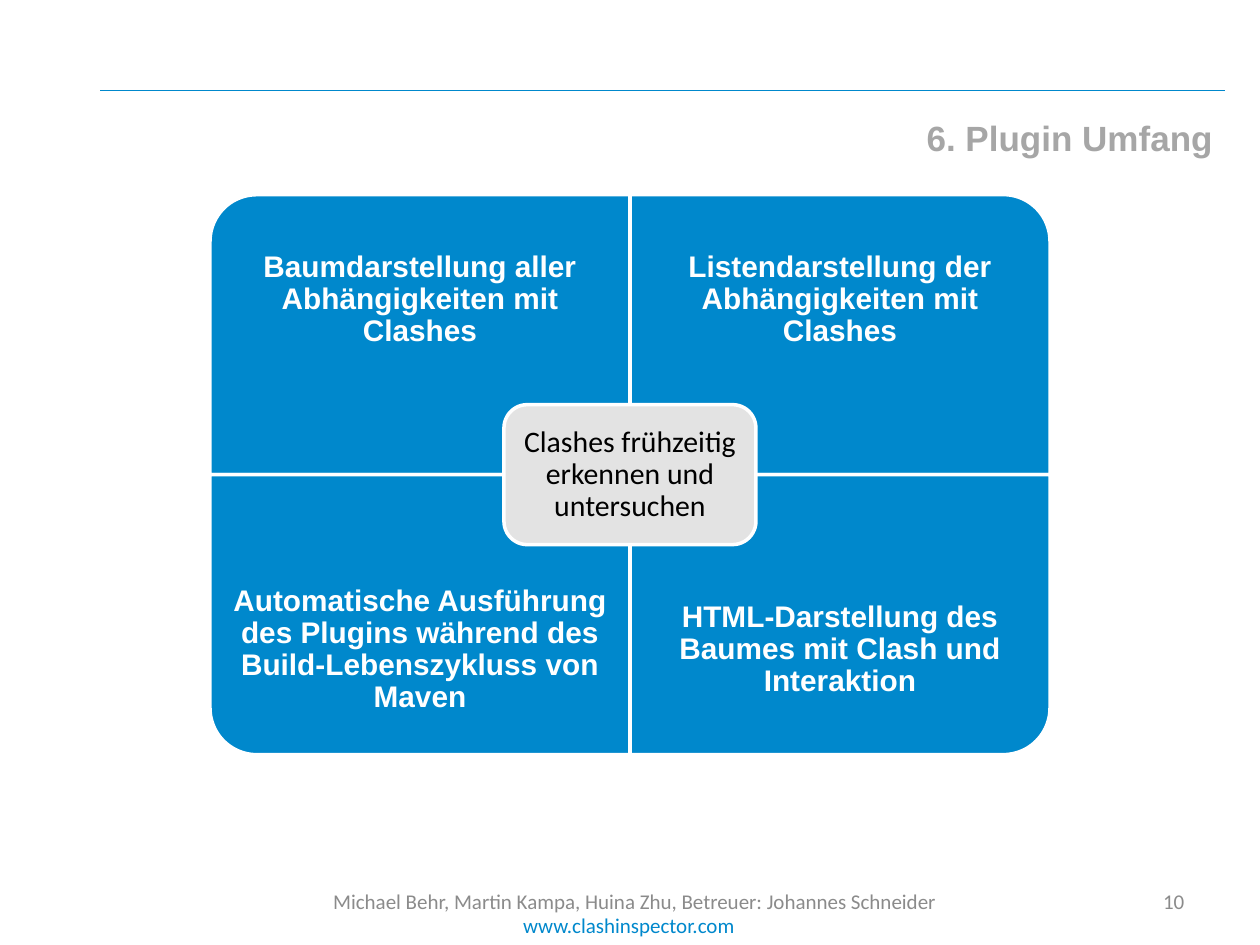
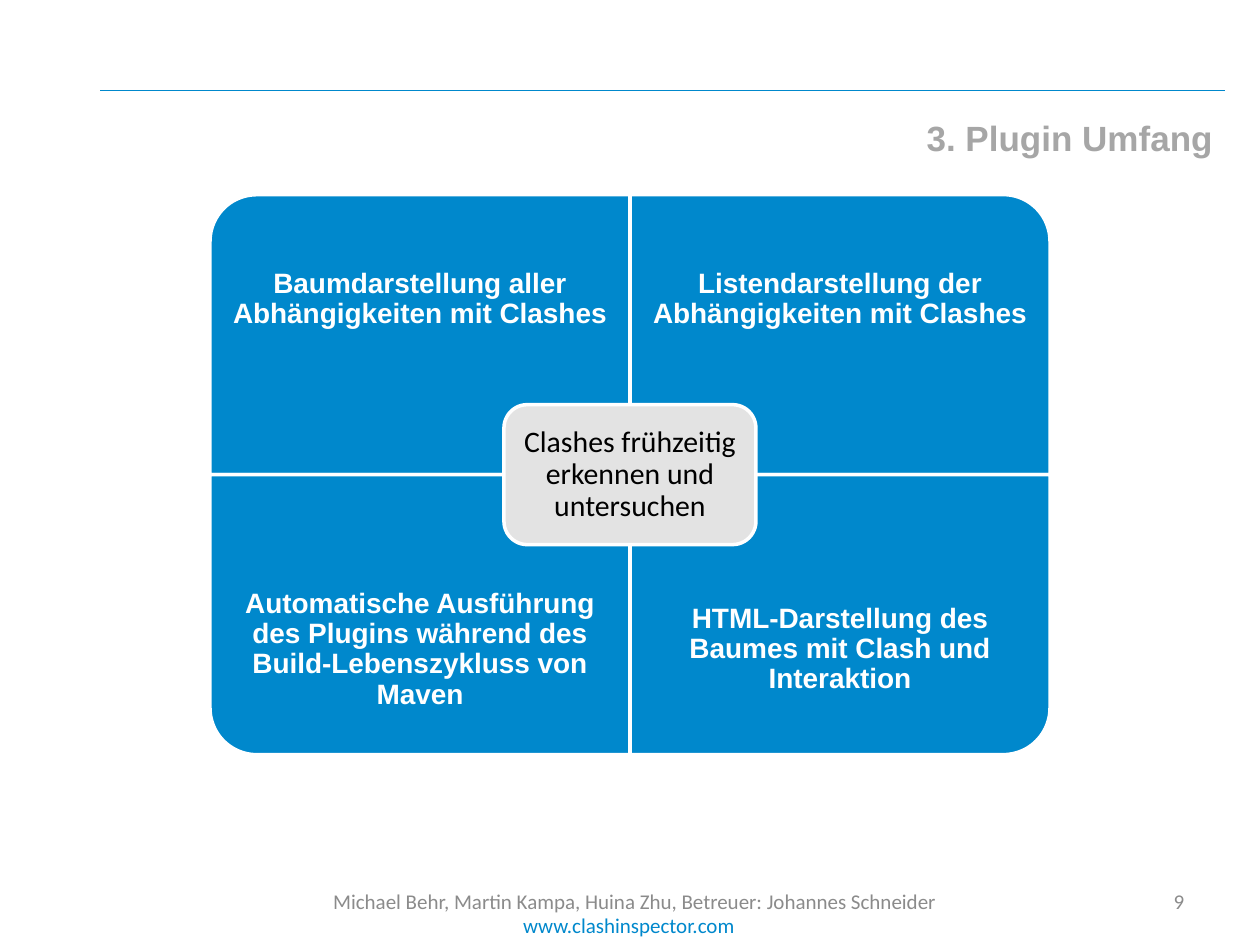
Before and after one commit to cedarsoft/clashinspector.com, a slide deck: slide 9 of presentation/Jahresprojekt Endpräsentation.pptx (slide 10 before the commit). Drawn at 1260x945 pixels with LibreOffice and Linux fonts; fonts in the diff are those of the drawing; background and template pictures are left out. Boxes give left, top, right and bottom in pixels: in the first picture for what was removed or moved away, otherwise in the second. Text is boxed around its words. In the diff, an @@ line names an element or a change of style, - is before the commit and + after.

```diff
--- a/presentation/Jahresprojekt Endpräsentation.pptx
+++ b/presentation/Jahresprojekt Endpräsentation.pptx
@@ text at box(927, 126, 1212, 157): text changed @@
-6. Plugin Umfang
+3. Plugin Umfang
@@ size 17 to 16 pt in 4 elements at box(233, 272, 607, 329), box(653, 272, 1027, 329), box(245, 592, 594, 705), box(689, 607, 990, 689) @@
@@ page number at box(1174, 895, 1185, 909): text changed @@
-10
+9
```
Also in this commit, not shown: 11 other slides changed, 4 other files.
